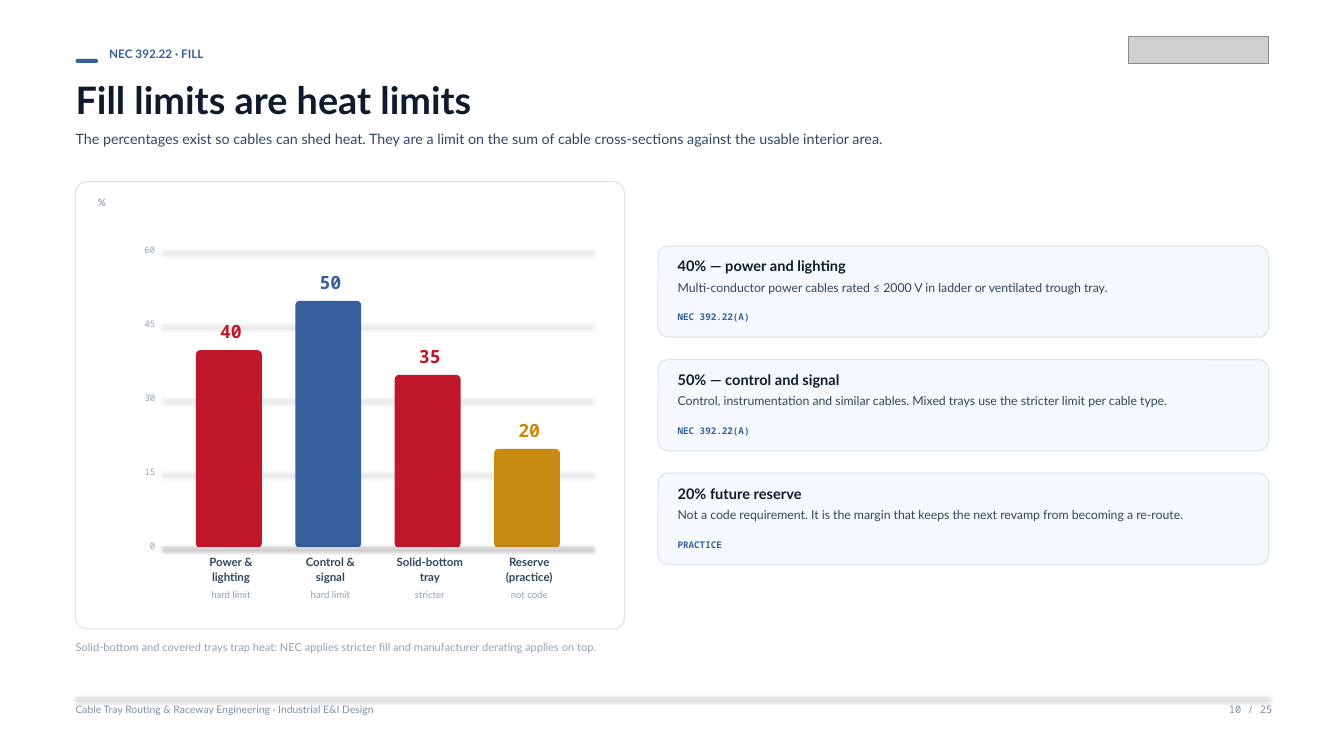
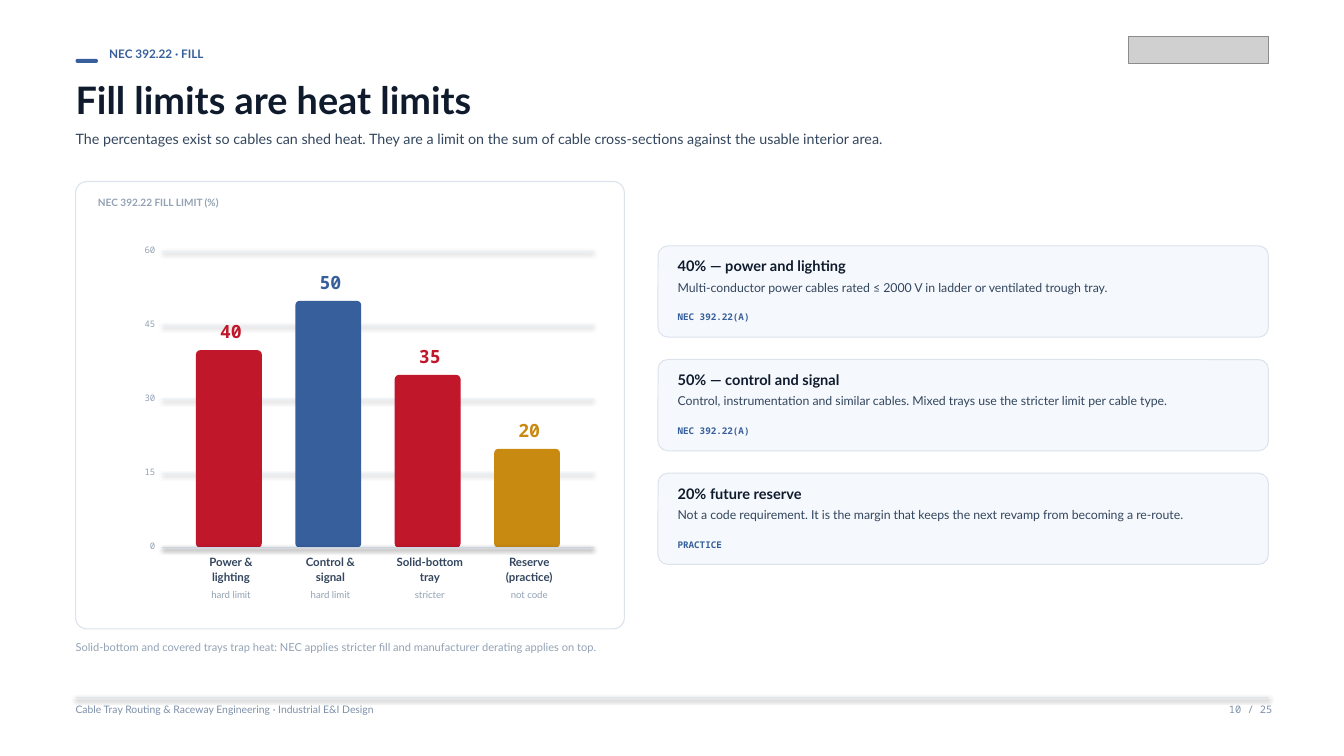
Before and after one commit to aarav-choudhary-pro/School-work-, a slide deck: slide 10 of cable-tray-deck/pptx/Cable Tray Routing Design Training - FINAL.pptx. Drawn at 1344x756 pixels with LibreOffice and Linux fonts; fonts in the diff are those of the drawing; grey boxes stand for pictures. Boxes give left, top, right and bottom in pixels: in the first picture for what was removed or moved away, otherwise in the second. Text is boxed around its words. In the diff, an @@ line names an element or a change of style, - is before the commit and + after.

```diff
--- a/cable-tray-deck/pptx/Cable Tray Routing Design Training - FINAL.pptx
+++ b/cable-tray-deck/pptx/Cable Tray Routing Design Training - FINAL.pptx
@@ text at [98, 199, 203, 206]: text changed @@
-%
+NEC 392.22 FILL LIMIT (%)
```
Also in this commit, not shown: 1 other slide changed, 3 other files.
